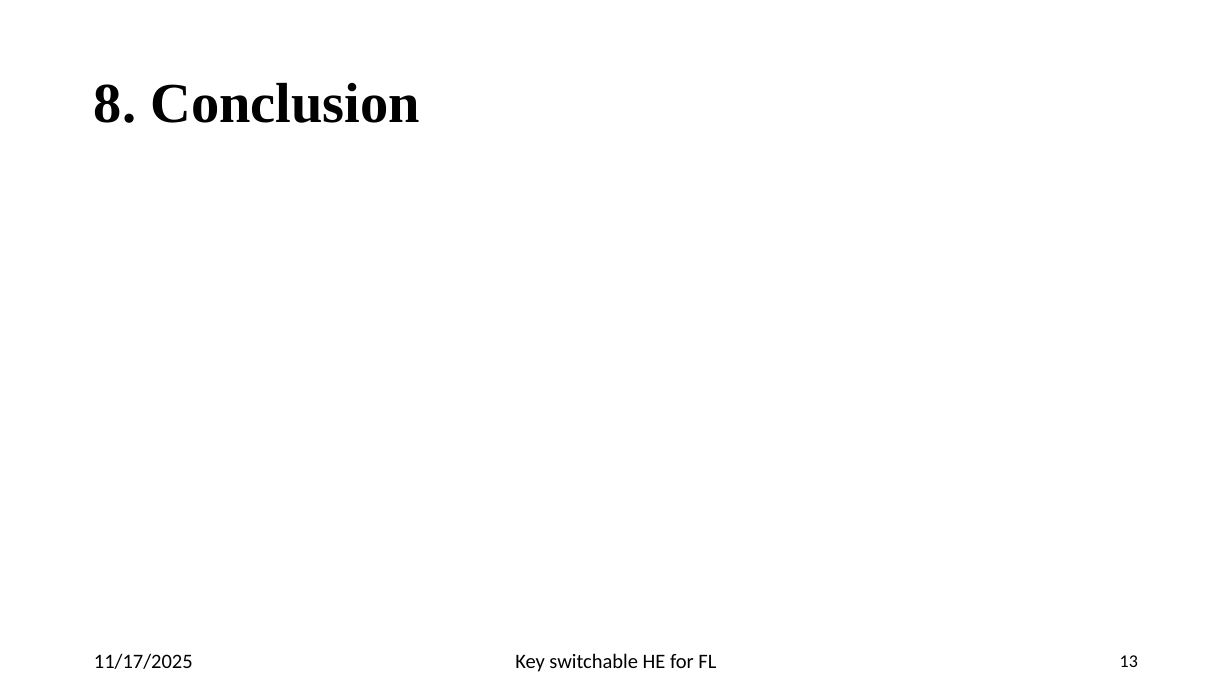
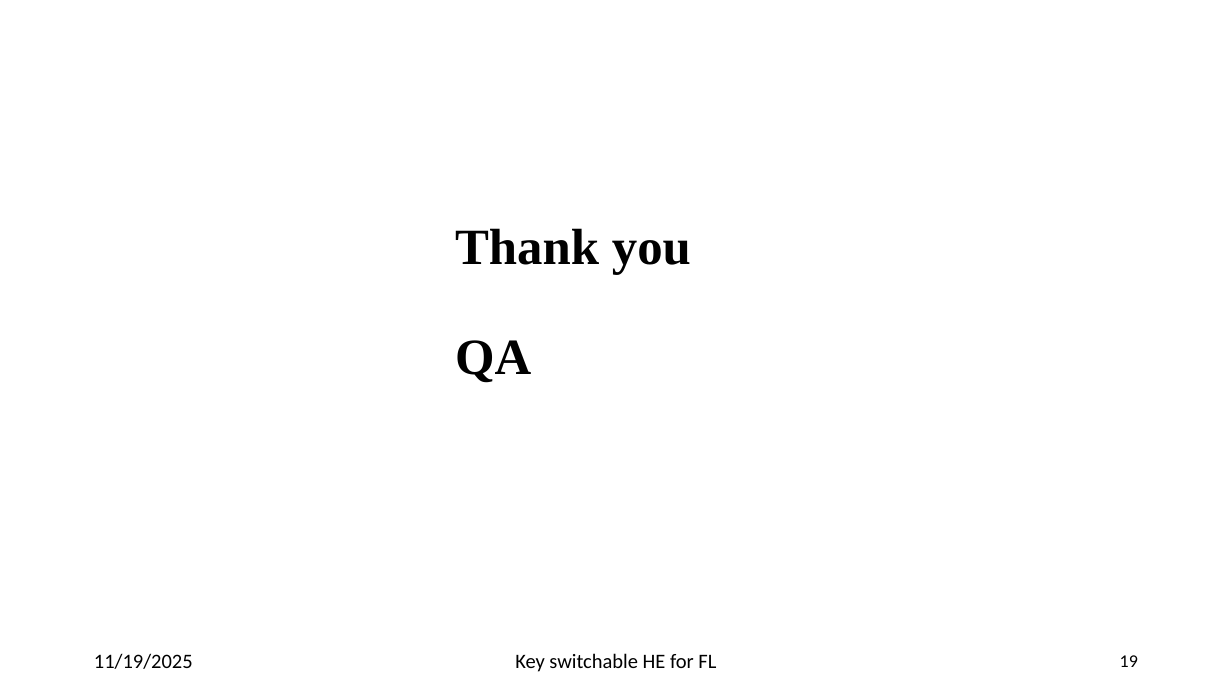
Before and after one commit to pyb0b/master-thesis-report, a slide deck: slide 19 of Final Presentation.pptx (slide 13 before the commit). Drawn at 1232x693 pixels with LibreOffice and Linux fonts; fonts in the diff are those of the drawing. Boxes give left, top, right and bottom in pixels: in the first picture for what was removed or moved away, otherwise in the second. Text is boxed around its words. In the diff, an @@ line names an element or a change of style, - is before the commit and + after.

```diff
--- a/Final Presentation.pptx
+++ b/Final Presentation.pptx
@@ title removed at (94, 82, 420, 123) @@
-8. Conclusion
@@ title added at (455, 228, 691, 383), 39.6 pt, text #000000, bold @@
+Thank you
+QA
@@ text at (94, 653, 193, 669): text changed @@
-11/17/2025
+11/19/2025
@@ page number at (1120, 655, 1138, 667): text changed @@
-13
+19
```
Also in this commit, not shown: 12 other slides changed, 6 slides added.
